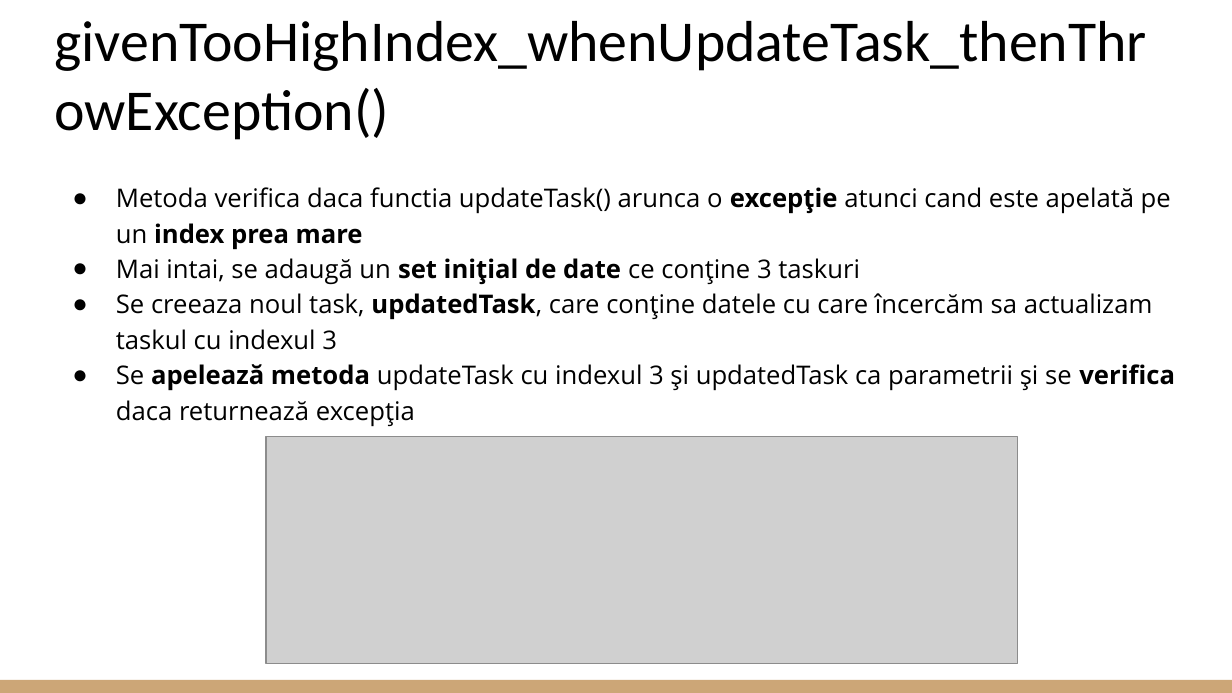
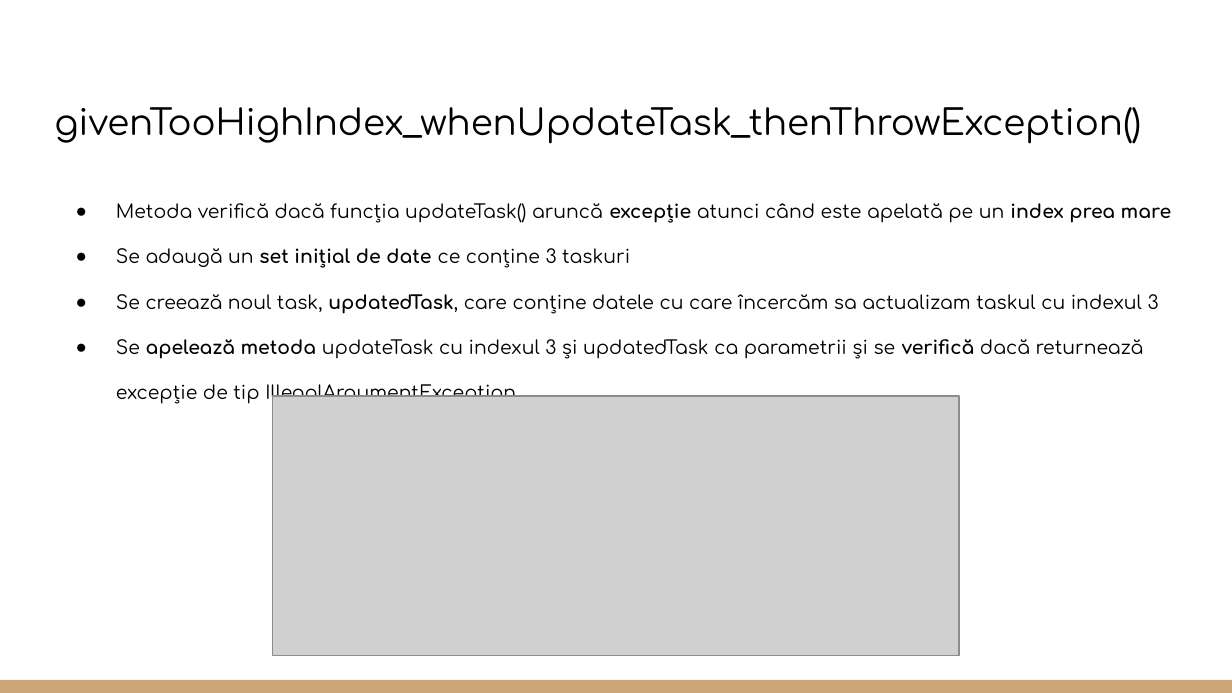
Before and after one commit to CoCodrilo1710/Proiect_TSS, a slide deck: slide 14 of Testare Unitara in Java.pptx (slide 8 before the commit). Drawn at 1232x693 pixels with LibreOffice and Linux fonts; fonts in the diff are those of the drawing; grey boxes stand for pictures. Boxes give left, top, right and bottom in pixels: in the first picture for what was removed or moved away, otherwise in the second. Text is boxed around its words. In the diff, an @@ line names an element or a change of style, - is before the commit and + after.

Commit message:
new pptx

```diff
--- a/Testare Unitara in Java.pptx
+++ b/Testare Unitara in Java.pptx
@@ title "givenTooHighIndex_whenUpdateTask_thenThrowException()" at (x1=54, y1=107, x2=1141, y2=144): size 33.8 to 20.8 pt, font Calibri to Comfortaa @@
@@ text at (x1=116, y1=203, x2=1172, y2=404): text changed; size 15 to 11 pt; font Open Sans to Comfortaa @@
-● Metoda verifica daca functia updateTask() arunca o excepție atunci cand este apelată pe un index prea mare
-● Mai intai, se adaugă un set inițial de date ce conține 3 taskuri
-● Se creeaza noul task, updatedTask, care conține datele cu care încercăm sa actualizam taskul cu indexul 3
-● Se apelează metoda updateTask cu indexul 3 și updatedTask ca parametrii și se verifica daca returnează excepția
+● Metoda verifică dacă funcția updateTask() aruncă excepție atunci când este apelată pe un index prea mare
+● Se adaugă un set inițial de date ce conține 3 taskuri
+● Se creează noul task, updatedTask, care conține datele cu care încercăm sa actualizam taskul cu indexul 3
+● Se apelează metoda updateTask cu indexul 3 și updatedTask ca parametrii și se verifică dacă returnează excepție de tip IllegalArgumentException
@@ picture resized from (x1=266, y1=437, x2=1018, y2=664) to (x1=272, y1=395, x2=958, y2=655) @@
```
Also in this commit, not shown: 24 other slides changed, 19 slides added, 4 slides removed.
